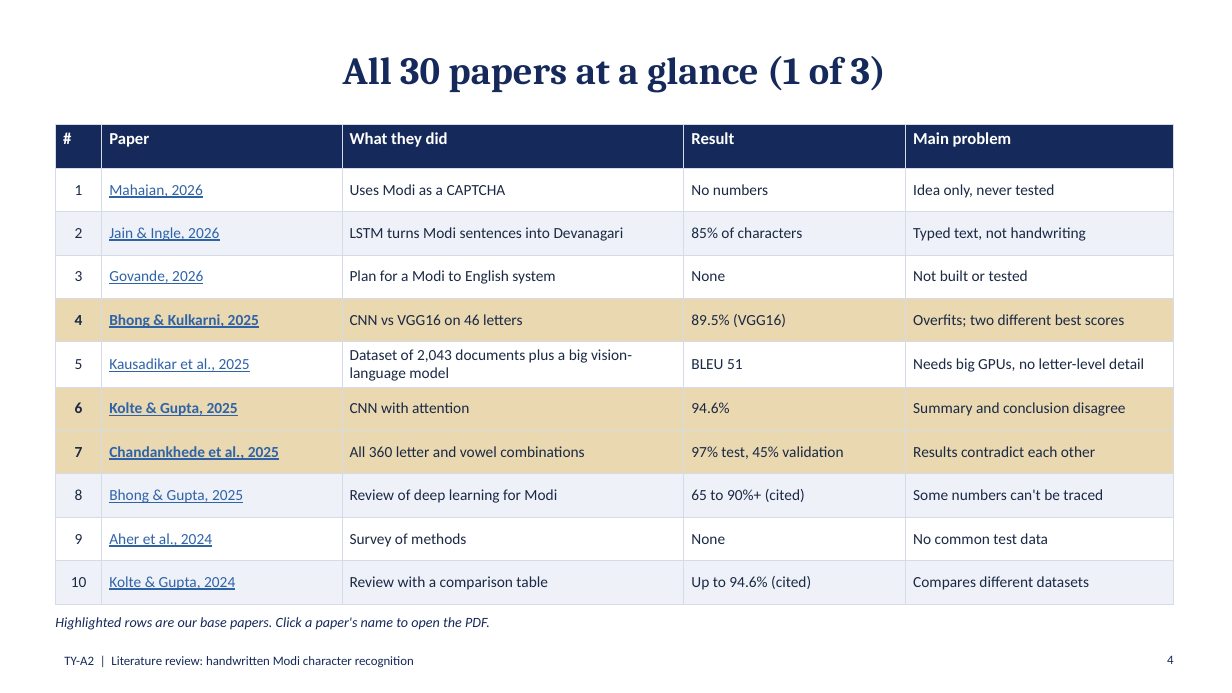
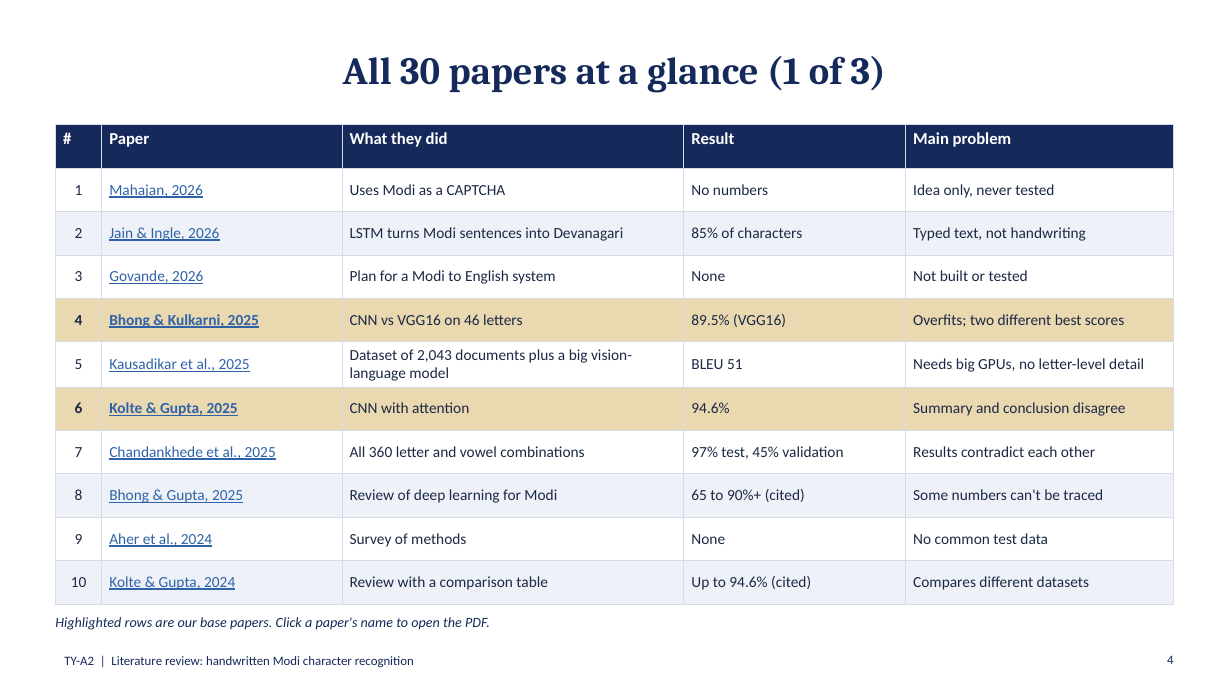
Before and after one commit to ananyac9820/modi-lipi-xai, a slide deck: slide 4 of docs/01_literature_survey/Literature_Review_Presentation.pptx. Drawn at 1232x693 pixels with LibreOffice and Linux fonts; fonts in the diff are those of the drawing. Boxes give left, top, right and bottom in pixels: in the first picture for what was removed or moved away, otherwise in the second. Text is boxed around its words. In the diff, an @@ line names an element or a change of style, - is before the commit and + after.

```diff
--- a/docs/01_literature_survey/Literature_Review_Presentation.pptx
+++ b/docs/01_literature_survey/Literature_Review_Presentation.pptx
@@ table at [55, 125, 1174, 594] @@
@@ fill #E9D8B0 to #FFFFFF in row 8 @@
@@ bold off in "7", "Chandankhede et al., 2025" @@
```
Also in this commit, not shown: 12 other slides changed, 1 slide removed, 10 other files.
